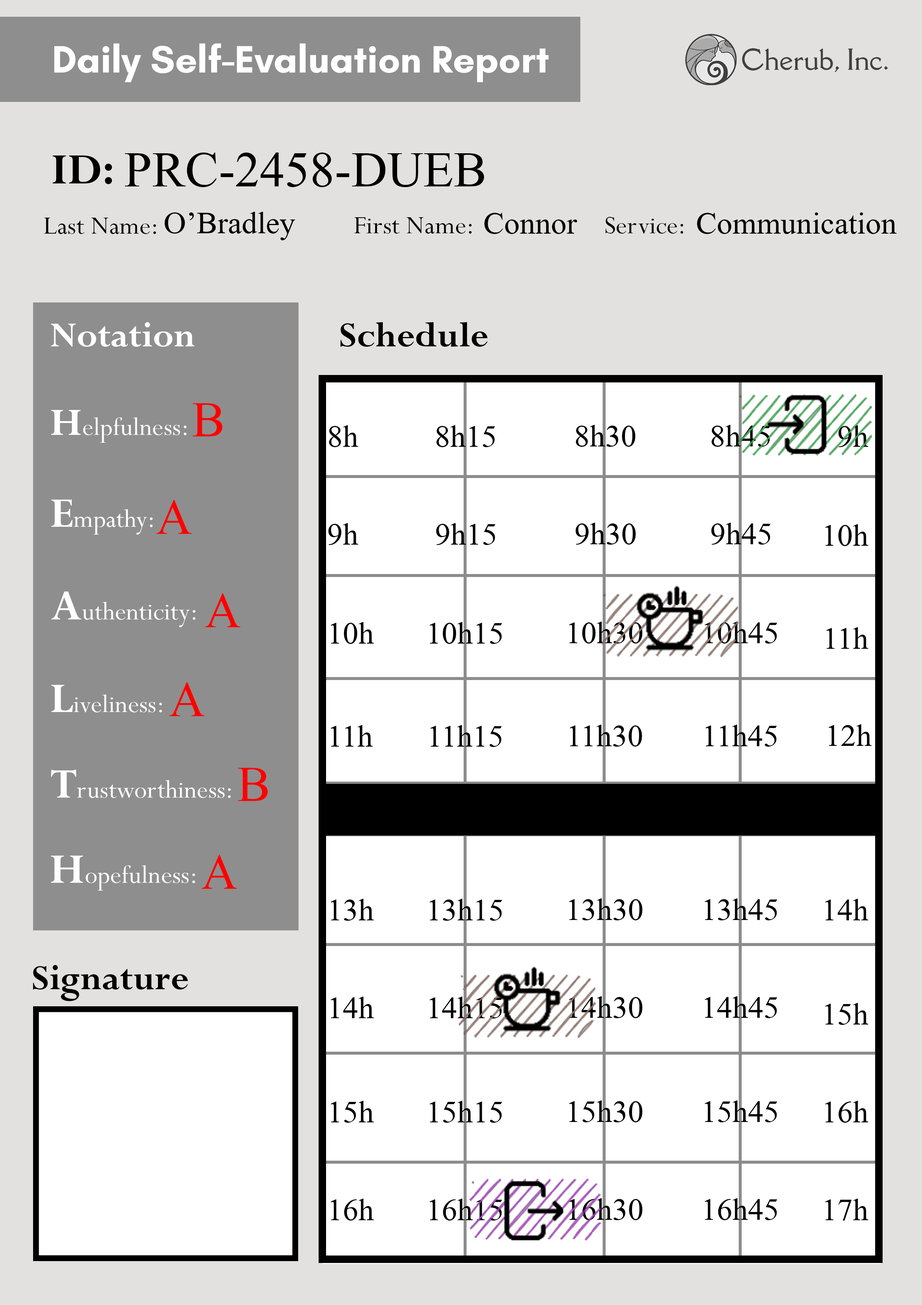
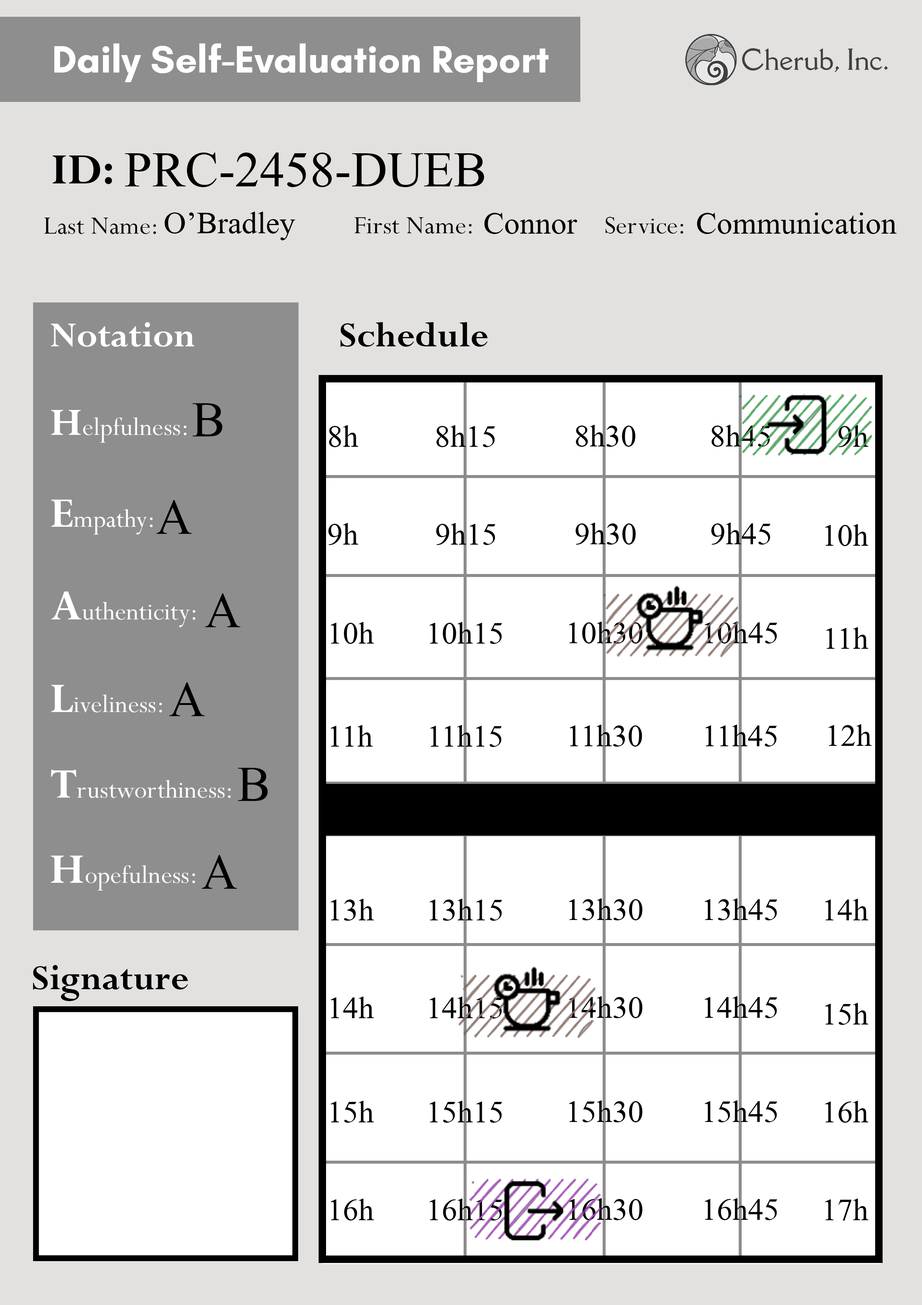
The second 922 x 1305 image is a revision of the first. Changes to its layers:
painted on "A" (1st of 4, in "Connie") over (201, 854, 238, 889)
painted on "B" (1st of 2, in "Connie") over (238, 767, 269, 801)
painted on "A" (2nd of 4, in "Connie") over (169, 682, 205, 716)
painted on "A" (3rd of 4, in "Connie") over (205, 593, 241, 628)
painted on "A" (4th of 4, in "Connie") over (156, 499, 192, 534)
painted on "B" (2nd of 2, in "Connie") over (192, 403, 223, 437)
